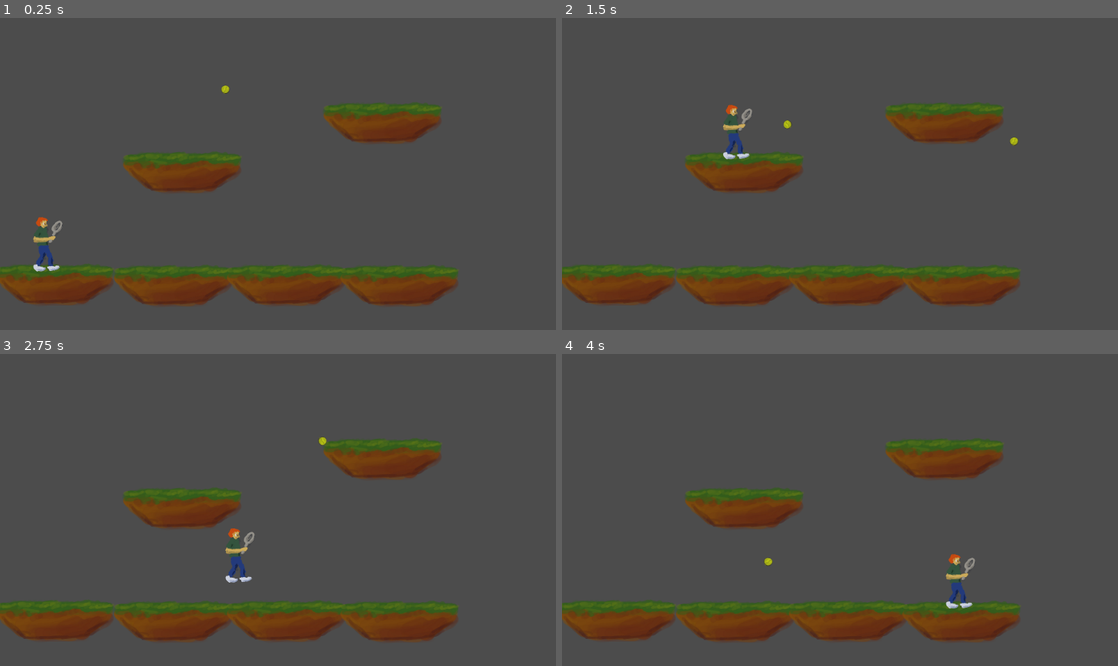
Above: before the commit, frames 1-4 (two rows, left to right).
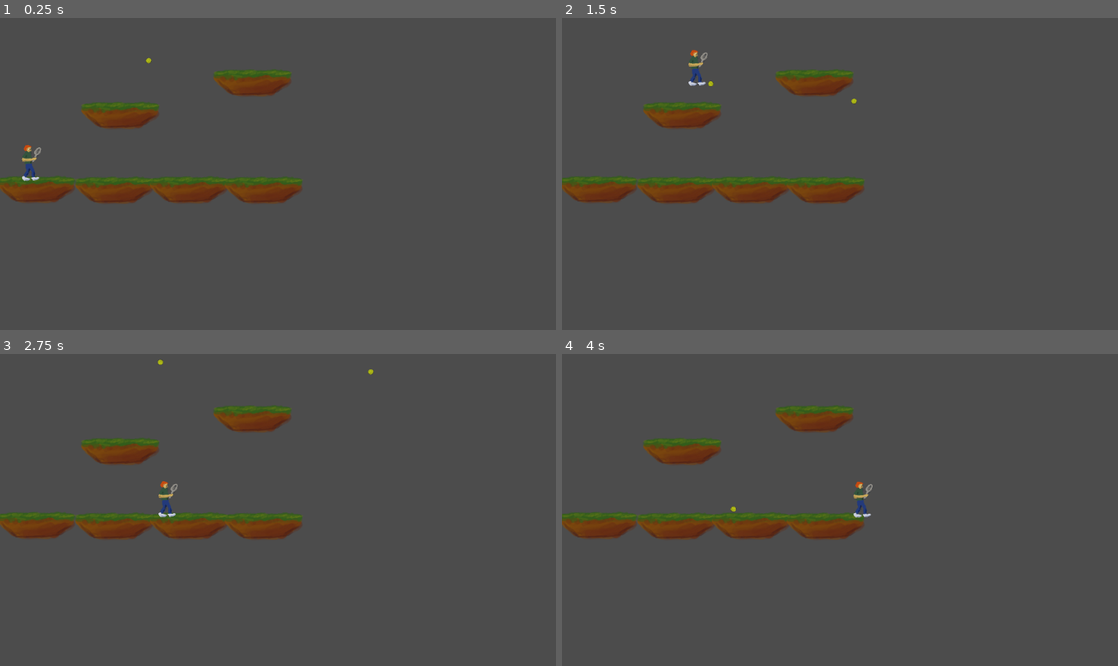
Above: after the commit, the same moments.

Repository: exoticorn/ld41
Game: Godot game, scene res://test_level.tscn
Same seed, same stepped clock (60 frames per second), same inputs: the game is played once before the commit and once after it.
Inputs:
- Up to frame 1 (0.25 s): no input
- Up to frame 2 (1.5 s): tap Enter at 0.5 s; hold Space (game_jump) 0.53-1.28 s; hold Right (game_right) from 0.53 s (still down); tap Ctrl (game_swing) at 0.6 s; tap Space (game_jump) at 1.35 s
- Up to frame 3 (2.75 s): tap Space (game_jump) at 1.52, 1.82 s; tap Ctrl (game_swing) at 1.55, 2.1 s; release Right (game_right) at 2.03 s; hold Left (game_left) from 2.03 s (still down); hold Space (game_jump) from 2.03 s (still down)
- Up to frame 4 (4 s): release Left (game_left) at 2.78 s; release Space (game_jump) at 2.78 s; hold Right (game_right) from 2.78 s (still down); tap Ctrl (game_swing) at 2.85 s; tap Space (game_jump) at 3.02, 3.32 s; hold Space (game_jump) from 3.53 s (still down)

The runs differ from the first frame. In frame 1, 19% of the frame differs, in the area x 0-83%, y 12-93%; in frame 2, 19%, in the area x 0-83%, y 10-93%; in frame 3, 19%; in frame 4, 19%.

Commit message:
polish the player controls

Diff:
--- a/ball.gd
+++ b/ball.gd
@@ -2,6 +2,7 @@
 
 var lifetime = 0
 const MAX_HIT_DISTANCE = 200
+const MIN_HIT_DISTANCE = 70
 const HIT_SPEED_MIN = 1000
 const HIT_SPEED_MAX = 2000
 
@@ -15,6 +16,6 @@
 
 func player_swing(pos):
 	var delta = position - pos
-	var strength = 1 - delta.length() / MAX_HIT_DISTANCE
+	var strength = 1 - (delta.length() - MIN_HIT_DISTANCE) / (MAX_HIT_DISTANCE - MIN_HIT_DISTANCE)
 	if strength > 0:
-		linear_velocity = delta.normalized() * (HIT_SPEED_MIN + strength * (HIT_SPEED_MAX - HIT_SPEED_MIN))
+		linear_velocity = delta.normalized() * (HIT_SPEED_MIN + min(1, strength) * (HIT_SPEED_MAX - HIT_SPEED_MIN))
--- a/player.gd
+++ b/player.gd
@@ -5,14 +5,14 @@
 var time_since_jump_pressed = 0
 var jump_time = 100
 
-const GRAVITY = 2000
+const GRAVITY = 2500
 const MAX_FALL_SPEED = 1200
-const RUN_SPEED = 600
+const RUN_SPEED = 750
 const JUMP_VARI_TIME = 0.15
-const MIN_JUMP = 200
-const MAX_JUMP = 1200
-const GROUND_ACCEL = 10
-const AIR_ACCEL = 5
+const MIN_JUMP = 300
+const MAX_JUMP = 1600
+const GROUND_ACCEL = 8500
+const AIR_ACCEL = 3700
 
 func _ready():
 	pass
@@ -41,10 +41,18 @@
 	jump_time += delta
 	if Input.is_action_pressed('game_jump'):
 		if jump_time < JUMP_VARI_TIME:
-			movement.y = -(MAX_JUMP - MIN_JUMP) * sqrt(jump_time / JUMP_VARI_TIME) - MIN_JUMP
-		elif air_time < 0.15 && time_since_jump_pressed < 0.15:
-			movement.y = -MIN_JUMP
+			movement.y -= (MAX_JUMP - MIN_JUMP) / 2 / JUMP_VARI_TIME * delta
+		if air_time < 0.15 && time_since_jump_pressed < 0.15:
+			movement.y = -(MIN_JUMP + MAX_JUMP) / 2
 			air_time = 100
 			jump_time = 0
-	movement.x += (input_x * RUN_SPEED - movement.x) * delta * accel
+	elif jump_time < JUMP_VARI_TIME:
+		movement.y += (MAX_JUMP - MIN_JUMP) / 2 / JUMP_VARI_TIME * delta
+	var target_x = input_x * RUN_SPEED
+	var step = delta * accel
+	if target_x < movement.x:
+		movement.x = max(target_x, movement.x - step)
+	else:
+		movement.x = min(target_x, movement.x + step)
+#	movement.x += (input_x * RUN_SPEED - movement.x) * delta * accel
 	movement = move_and_slide(movement, Vector2(0, -1))
--- a/project.godot
+++ b/project.godot
@@ -16,7 +16,7 @@
 
 [display]
 
-window/stretch/shrink="0.5"
+window/stretch/shrink="0.33"
 
 [input]
 
--- a/test_level.tscn
+++ b/test_level.tscn
@@ -43,3 +43,4 @@
 
 position = Vector2( 1870, 898 )
 rotation = -3.4643
+VARIANCE = 500.0
